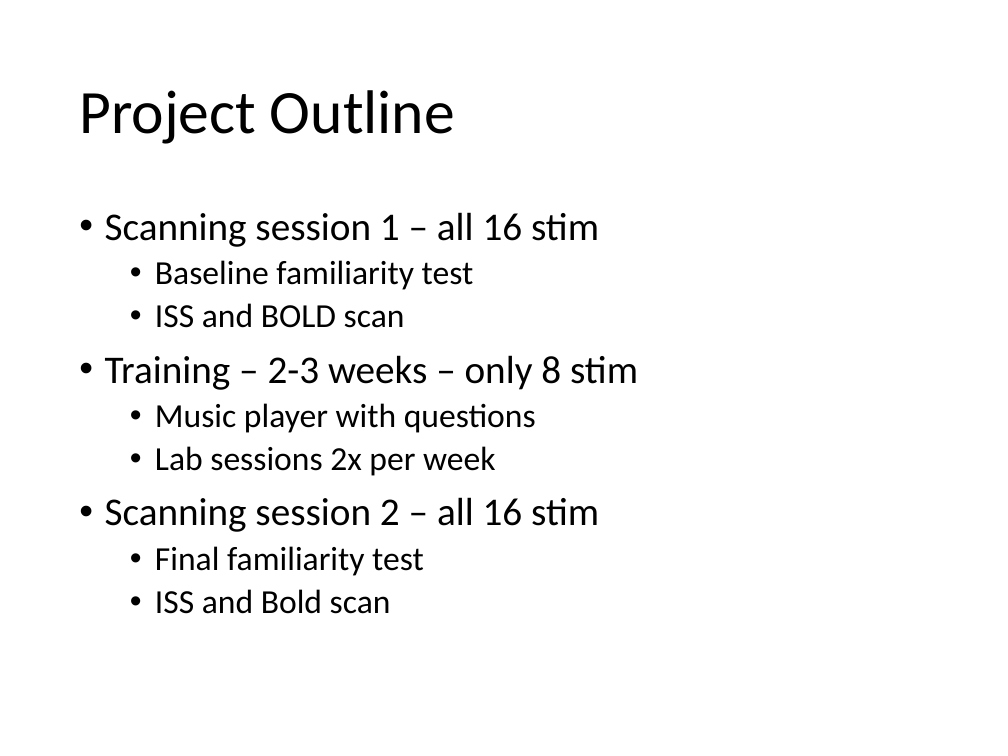
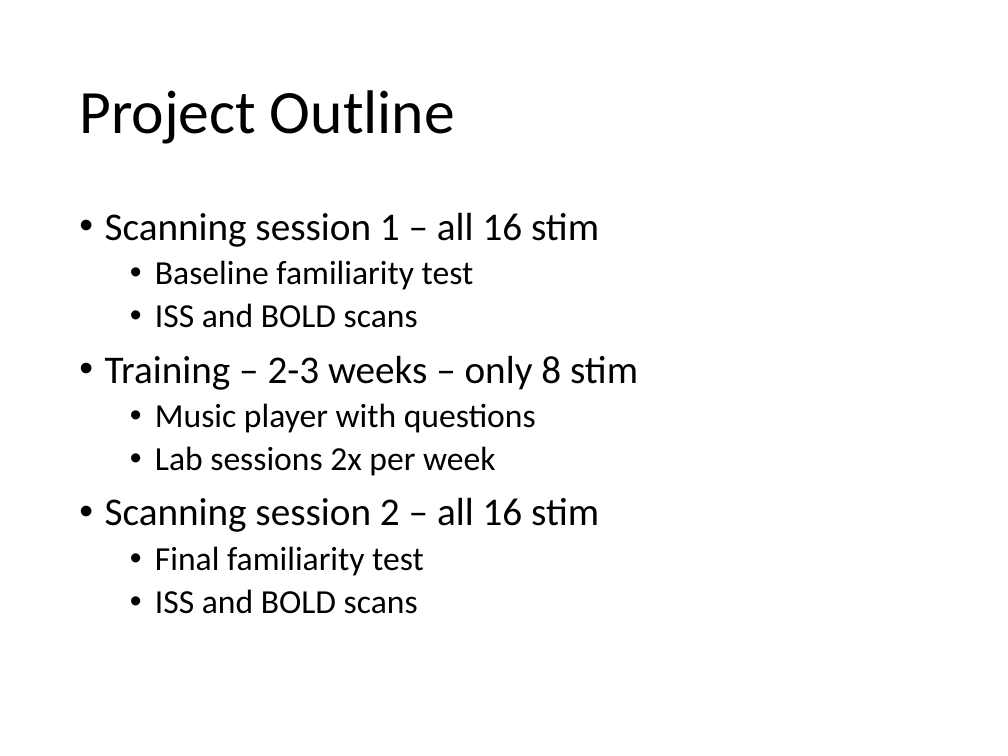
Before and after one commit to asternin/PhDProject, a slide deck: slide 15 of Meetings/2017.05.10-Grahn+KohlerPresentation.pptx. Drawn at 1008x756 pixels with LibreOffice and Linux fonts; fonts in the diff are those of the drawing. Boxes give left, top, right and bottom in pixels: in the first picture for what was removed or moved away, otherwise in the second. Text is boxed around its words. In the diff, an @@ line names an element or a change of style, - is before the commit and + after.

```diff
--- a/Meetings/2017.05.10-Grahn+KohlerPresentation.pptx
+++ b/Meetings/2017.05.10-Grahn+KohlerPresentation.pptx
@@ text at (155,303,418,328): text changed @@
-  • ISS and BOLD scan
+  • ISS and BOLD scans
@@ text at (155,589,418,614): text changed @@
-  • ISS and Bold scan
+  • ISS and BOLD scans
```
Also in this commit, not shown: 8 other slides changed, 15 other files.
